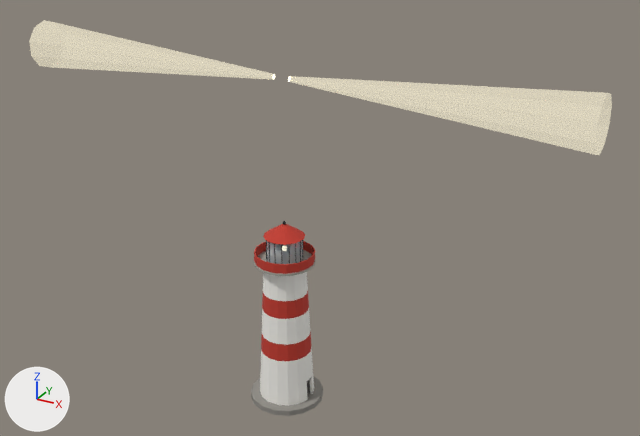
An edit to the glTF model openttd/media/baseset/decouple/objekty/majaky/majak_kulaty.glb, drawn before and after from the same camera.
Both versions are drawn from a 50 mm lens placed at (42.9, -70.5, 57.4), pointed at (2.8, 2.4, 21.0). The axes (+X, +Y, +Z) are drawn at lower left. The lights are the same throughout. The first picture is the older version. Where no turn or scale is listed for an object, it has been applied to the vertices.
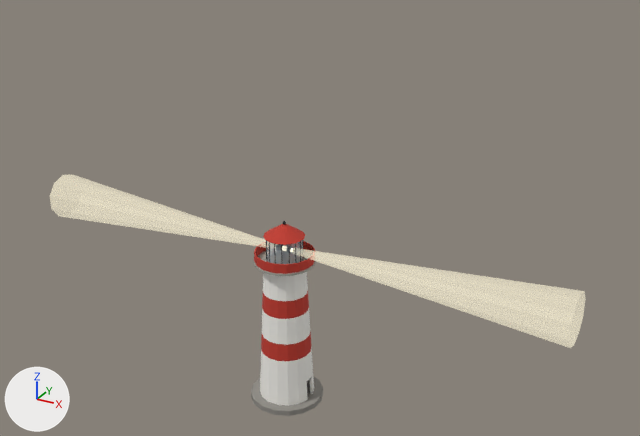
Where the change shows, as pixel boxes [x1, y1, x2, y2] in the pictures (640 x 436 px):
'Mesh_3', moved
    before: [29, 20, 612, 155]
    after: [50, 175, 586, 348]

The change, as a diff of the scene's bpy script:
```diff
--- a/openttd/media/baseset/decouple/objekty/majaky/majak_kulaty.glb.py
+++ b/openttd/media/baseset/decouple/objekty/majaky/majak_kulaty.glb.py
@@ ob_mesh_3 @@
 ob_mesh_3 = bpy.data.objects.new('Mesh_3', me_mesh_3)
-ob_mesh_3.location = (-30.0, 3.92, 33.2)
+ob_mesh_3.location = (-30.0, 3.92, 15.3)
```
